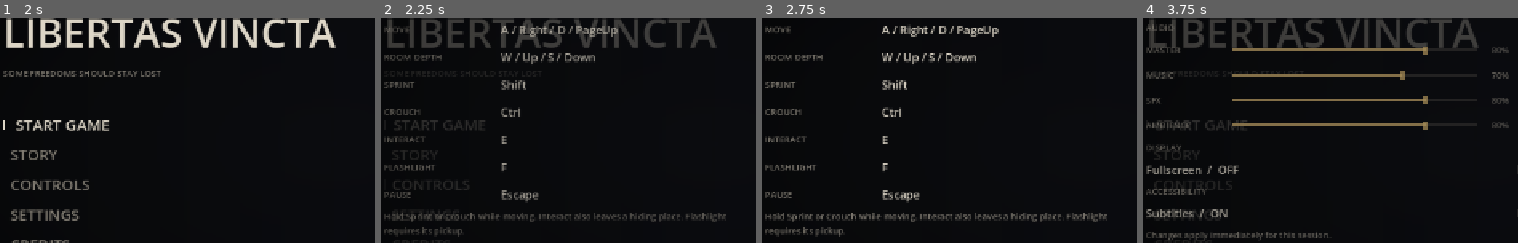
Above: before the commit, frames 1-4 (left to right).
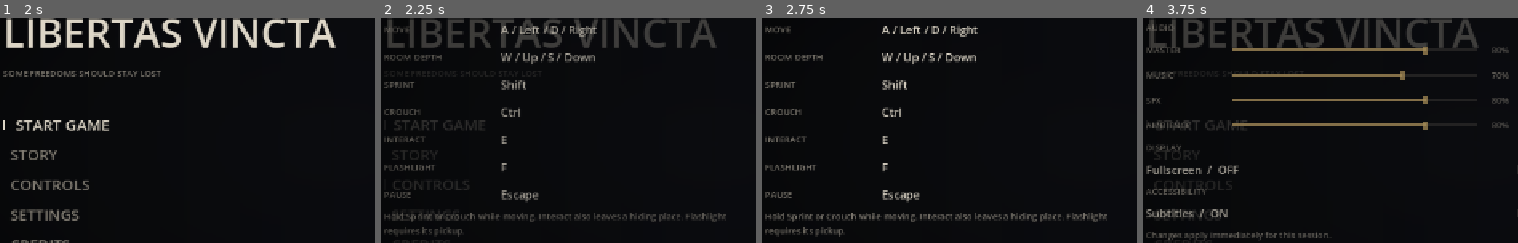
Above: after the commit, the same moments.

Repository: SayemTanvir/LIBERTAS-VINCTA
Game: Godot game, scene res://scenes/ui/front_end.tscn
Same seed, same stepped clock (60 frames per second), same inputs: the game is played once before the commit and once after it.
Inputs (mouse positions are % of the whole screen's width and height, from its top left):
- Up to frame 1 (2 s): click (19, 52) at 0.52 s; click (28, 93) at 1.25 s
- Up to frame 2 (2.25 s): click (19, 59) at 2.02 s
- Up to frame 3 (2.75 s): no input
- Up to frame 4 (3.75 s): tap Enter at 2.75 s; move the mouse to (70, 45) at 2.77 s; hold D (move_right) 2.78-3.5 s; hold Ctrl (crouch) 2.78-3.5 s; click (19, 66) at 3.52 s
The pictures show only the part of the screen within x 3-53%, y 22-72%; the shares and areas given below are measured in that part.

Frame 1 is identical in both runs. In frame 2, 0.6% of the frame differs, in the area x 37-64%, y 3-9%; in frame 3, 0.7%; in frame 4, nothing differs.

Commit message:
Right arow key bug fixed

Diff:
--- a/project.godot
+++ b/project.godot
@@ -47,13 +47,13 @@
 move_left={
 "deadzone": 0.2,
 "events": [Object(InputEventKey,"resource_local_to_scene":false,"resource_name":"","device":16,"window_id":0,"alt_press …(190 unchanged characters)…
-, Object(InputEventKey,"resource_local_to_scene":false,"reso …(136 unchanged characters)… lse,"keycode":0,"physical_keycode":4194321,"key_label":0,"unicode":0,"location":0,"echo":false,"script":null)
+, Object(InputEventKey,"resource_local_to_scene":false,"reso …(136 unchanged characters)… lse,"keycode":0,"physical_keycode":4194319,"key_label":0,"unicode":0,"location":0,"echo":false,"script":null)
 ]
 }
 move_right={
 "deadzone": 0.2,
 "events": [Object(InputEventKey,"resource_local_to_scene":false,"resource_name":"","device":16,"window_id":0,"alt_press …(190 unchanged characters)…
-, Object(InputEventKey,"resource_local_to_scene":false,"reso …(137 unchanged characters)… se,"keycode":0,"physical_keycode":4194323,"key_label":0,"unicode":0,"location":0,"echo":false,"script":null)
+, Object(InputEventKey,"resource_local_to_scene":false,"reso …(137 unchanged characters)… se,"keycode":0,"physical_keycode":4194321,"key_label":0,"unicode":0,"location":0,"echo":false,"script":null)
 ]
 }
 sprint={
--- a/scenes/ui/front_end.tscn
+++ b/scenes/ui/front_end.tscn
@@ -1,9 +1,11 @@
-[gd_scene load_steps=5 format=3]
-[ext_resource type="Script" path="res://scripts/ui/front_end.gd" id="1"]
+[gd_scene format=3 uid="uid://di3mrcs7dkeyt"]
+
+[ext_resource type="Script" uid="uid://bnkhab6djftq3" path="res://scripts/ui/front_end.gd" id="1"]
 [ext_resource type="Theme" path="res://themes/libertas_ui_theme.tres" id="2"]
-[ext_resource type="Script" path="res://scripts/ui/ui_audio.gd" id="audio"]
+[ext_resource type="Script" uid="uid://dl8jm34njtevq" path="res://scripts/ui/ui_audio.gd" id="audio"]
 [ext_resource type="PackedScene" path="res://scenes/ui/components/menu_background.tscn" id="background"]
-[node name="FrontEnd" type="Control"]
+
+[node name="FrontEnd" type="Control" unique_id=188035244]
 layout_mode = 3
 anchors_preset = 15
 anchor_right = 1.0
@@ -13,7 +15,10 @@
 theme = ExtResource("2")
 script = ExtResource("1")
 
-[node name="BackgroundRoot" parent="." instance=ExtResource("background")]
+[node name="BackgroundRoot" parent="." unique_id=1327950661 instance=ExtResource("background")]
+layout_mode = 1
+grow_horizontal = 2
+grow_vertical = 2
 
-[node name="UIAudio" type="Node" parent="."]
+[node name="UIAudio" type="Node" parent="." unique_id=1781891434]
 script = ExtResource("audio")
--- a/themes/libertas_ui_theme.tres
+++ b/themes/libertas_ui_theme.tres
@@ -1,114 +1,127 @@
-[gd_resource type="Theme" load_steps=15 format=3]
+[gd_resource type="Theme" format=3 uid="uid://cautxytwlol2n"]
+
 [sub_resource type="SystemFont" id="Serif"]
 font_names = PackedStringArray("Georgia", "Times New Roman")
-[sub_resource type="SystemFont" id="Body"]
-font_names = PackedStringArray("Segoe UI", "Arial")
-[sub_resource type="FontVariation" id="Spaced"]
-base_font = SubResource("Serif")
-spacing_glyph = 2
+
 [sub_resource type="StyleBoxEmpty" id="Empty"]
-[sub_resource type="StyleBoxFlat" id="Track"]
-bg_color = Color(0.169, 0.165, 0.161, 1)
-content_margin_top = 2.0
-content_margin_bottom = 2.0
-[sub_resource type="StyleBoxFlat" id="Fill"]
-bg_color = Color(0.639, 0.537, 0.333, 1)
-content_margin_top = 2.0
-content_margin_bottom = 2.0
+
+[sub_resource type="Gradient" id="Brass"]
+colors = PackedColorArray(0.639, 0.537, 0.333, 1, 0.639, 0.537, 0.333, 1)
+
+[sub_resource type="GradientTexture2D" id="Handle"]
+gradient = SubResource("Brass")
+width = 8
+height = 14
+
+[sub_resource type="Gradient" id="ToggleOffGradient"]
+colors = PackedColorArray(0.169, 0.165, 0.161, 1, 0.169, 0.165, 0.161, 1)
+
+[sub_resource type="GradientTexture2D" id="ToggleOff"]
+gradient = SubResource("ToggleOffGradient")
+width = 8
+height = 14
+
 [sub_resource type="StyleBoxFlat" id="Focus"]
 bg_color = Color(0, 0, 0, 0)
 border_width_bottom = 1
 border_color = Color(0.639, 0.537, 0.333, 1)
-[sub_resource type="Gradient" id="Brass"]
-colors = PackedColorArray(0.639, 0.537, 0.333, 1, 0.639, 0.537, 0.333, 1)
-[sub_resource type="GradientTexture2D" id="Handle"]
-gradient = SubResource("Brass")
-width = 8
-height = 14
+
+[sub_resource type="StyleBoxFlat" id="Track"]
+content_margin_top = 2.0
+content_margin_bottom = 2.0
+bg_color = Color(0.169, 0.165, 0.161, 1)
+
 [sub_resource type="Gradient" id="Light"]
 colors = PackedColorArray(0.867, 0.839, 0.78, 1, 0.867, 0.839, 0.78, 1)
+
 [sub_resource type="GradientTexture2D" id="HandleHover"]
 gradient = SubResource("Light")
 width = 8
 height = 14
+
+[sub_resource type="StyleBoxFlat" id="Fill"]
+content_margin_top = 2.0
+content_margin_bottom = 2.0
+bg_color = Color(0.639, 0.537, 0.333, 1)
+
+[sub_resource type="FontVariation" id="Spaced"]
+base_font = SubResource("Serif")
+spacing_glyph = 2
+
 [sub_resource type="StyleBoxFlat" id="Panel"]
+content_margin_left = 28.0
+content_margin_top = 24.0
+content_margin_right = 28.0
+content_margin_bottom = 24.0
 bg_color = Color(0.078, 0.082, 0.102, 0.98)
 border_width_left = 1
 border_width_top = 1
 border_width_right = 1
 border_width_bottom = 1
 border_color = Color(0.169, 0.165, 0.161, 1)
-content_margin_left = 28.0
-content_margin_right = 28.0
-content_margin_top = 24.0
-content_margin_bottom = 24.0
-[sub_resource type="Gradient" id="ToggleOffGradient"]
-colors = PackedColorArray(0.169, 0.165, 0.161, 1, 0.169, 0.165, 0.161, 1)
-[sub_resource type="GradientTexture2D" id="ToggleOff"]
-gradient = SubResource("ToggleOffGradient")
-width = 8
-height = 14
+
+[sub_resource type="SystemFont" id="Body"]
+font_names = PackedStringArray("Segoe UI", "Arial")
+
 [resource]
 default_font = SubResource("Body")
 default_font_size = 18
+Button/colors/font_color = Color(0.506, 0.486, 0.447, 1)
+Button/colors/font_focus_color = Color(0.867, 0.839, 0.78, 1)
+Button/colors/font_hover_color = Color(0.867, 0.839, 0.78, 1)
+Button/font_sizes/font_size = 24
+Button/fonts/font = SubResource("Serif")
+Button/styles/disabled = SubResource("Empty")
+Button/styles/focus = SubResource("Empty")
+Button/styles/hover = SubResource("Empty")
+Button/styles/normal = SubResource("Empty")
+Button/styles/pressed = SubResource("Empty")
+CheckButton/colors/font_color = Color(0.867, 0.839, 0.78, 1)
+CheckButton/colors/font_focus_color = Color(0.639, 0.537, 0.333, 1)
+CheckButton/colors/font_hover_color = Color(0.639, 0.537, 0.333, 1)
+CheckButton/font_sizes/font_size = 18
+CheckButton/icons/checked = SubResource("Handle")
+CheckButton/icons/unchecked = SubResource("ToggleOff")
+CheckButton/styles/focus = SubResource("Focus")
+CheckButton/styles/hover = SubResource("Empty")
+CheckButton/styles/normal = SubResource("Empty")
+CheckButton/styles/pressed = SubResource("Empty")
+GameTitle/base_type = &"Label"
+GameTitle/font_sizes/font_size = 64
+GameTitle/fonts/font = SubResource("Serif")
+GridContainer/constants/h_separation = 32
+GridContainer/constants/v_separation = 18
+HBoxContainer/constants/separation = 24
+HSeparator/styles/separator = SubResource("Track")
+HSlider/icons/grabber = SubResource("Handle")
+HSlider/icons/grabber_disabled = SubResource("Handle")
+HSlider/icons/grabber_highlight = SubResource("HandleHover")
+HSlider/styles/grabber_area = SubResource("Fill")
+HSlider/styles/grabber_area_highlight = SubResource("Fill")
+HSlider/styles/slider = SubResource("Track")
 Label/colors/font_color = Color(0.867, 0.839, 0.78, 1)
-GameTitle/base_type = &"Label"
-GameTitle/fonts/font = SubResource("Serif")
-GameTitle/font_sizes/font_size = 64
+MenuText/base_type = &"Label"
+MenuText/colors/font_color = Color(1, 1, 1, 1)
+MenuText/font_sizes/font_size = 24
+MenuText/fonts/font = SubResource("Serif")
+NarrativeAccent/base_type = &"Label"
+NarrativeAccent/colors/font_color = Color(0.639, 0.537, 0.333, 1)
+NarrativeAccent/font_sizes/font_size = 18
 PageTitle/base_type = &"Label"
+PageTitle/font_sizes/font_size = 36
 PageTitle/fonts/font = SubResource("Spaced")
-PageTitle/font_sizes/font_size = 36
-MenuText/base_type = &"Label"
-MenuText/fonts/font = SubResource("Serif")
-MenuText/font_sizes/font_size = 24
+Panel/styles/panel = SubResource("Panel")
+PanelContainer/styles/panel = SubResource("Panel")
 Secondary/base_type = &"Label"
 Secondary/colors/font_color = Color(0.506, 0.486, 0.447, 1)
 Small/base_type = &"Label"
+Small/colors/font_color = Color(0.506, 0.486, 0.447, 1)
 Small/font_sizes/font_size = 14
-Small/colors/font_color = Color(0.506, 0.486, 0.447, 1)
-Button/fonts/font = SubResource("Serif")
-Button/font_sizes/font_size = 24
-Button/colors/font_color = Color(0.506, 0.486, 0.447, 1)
-Button/colors/font_hover_color = Color(0.867, 0.839, 0.78, 1)
-Button/colors/font_focus_color = Color(0.867, 0.839, 0.78, 1)
-Button/styles/normal = SubResource("Empty")
-Button/styles/hover = SubResource("Empty")
-Button/styles/pressed = SubResource("Empty")
-Button/styles/disabled = SubResource("Empty")
-Button/styles/focus = SubResource("Empty")
-CheckButton/font_sizes/font_size = 18
-CheckButton/styles/focus = SubResource("Focus")
-HSlider/styles/slider = SubResource("Track")
-HSlider/styles/grabber_area = SubResource("Fill")
-HSlider/styles/grabber_area_highlight = SubResource("Fill")
-HSlider/icons/grabber = SubResource("Handle")
-HSlider/icons/grabber_highlight = SubResource("HandleHover")
-HSlider/icons/grabber_disabled = SubResource("Handle")
-VScrollBar/styles/scroll = SubResource("Track")
+StoryBody/base_type = &"Label"
+StoryBody/constants/line_spacing = 2
+StoryBody/font_sizes/font_size = 18
+VBoxContainer/constants/separation = 12
 VScrollBar/styles/grabber = SubResource("Fill")
 VScrollBar/styles/grabber_highlight = SubResource("Fill")
 VScrollBar/styles/grabber_pressed = SubResource("Fill")
-VBoxContainer/constants/separation = 12
-HBoxContainer/constants/separation = 24
-GridContainer/constants/h_separation = 32
-GridContainer/constants/v_separation = 18
-HSeparator/styles/separator = SubResource("Track")
-
-MenuText/colors/font_color = Color(1, 1, 1, 1)
-PanelContainer/styles/panel = SubResource("Panel")
-Panel/styles/panel = SubResource("Panel")
-CheckButton/colors/font_color = Color(0.867, 0.839, 0.78, 1)
-CheckButton/colors/font_hover_color = Color(0.639, 0.537, 0.333, 1)
-CheckButton/colors/font_focus_color = Color(0.639, 0.537, 0.333, 1)
-CheckButton/icons/checked = SubResource("Handle")
-CheckButton/icons/unchecked = SubResource("ToggleOff")
-CheckButton/styles/normal = SubResource("Empty")
-CheckButton/styles/hover = SubResource("Empty")
-CheckButton/styles/pressed = SubResource("Empty")
-
-NarrativeAccent/base_type = &"Label"
-NarrativeAccent/colors/font_color = Color(0.639, 0.537, 0.333, 1)
-NarrativeAccent/font_sizes/font_size = 18
-StoryBody/base_type = &"Label"
-StoryBody/font_sizes/font_size = 18
-StoryBody/constants/line_spacing = 2
+VScrollBar/styles/scroll = SubResource("Track")
Not shown, added: assets/audio/492781__hugobozz__heavy-breathing-recorded-with-rode-shotgun-microphone-post-processed-in-reaper.wav.import
Not shown, added: assets/audio/708532__michijung__dark-ambient-synth-drone.wav.import
Not shown, added: assets/audio/840338__imp_sounds__horror-scary-soundtrack.mp3.import
Not shown, added: assets/audio/running_footstep.wav.import
